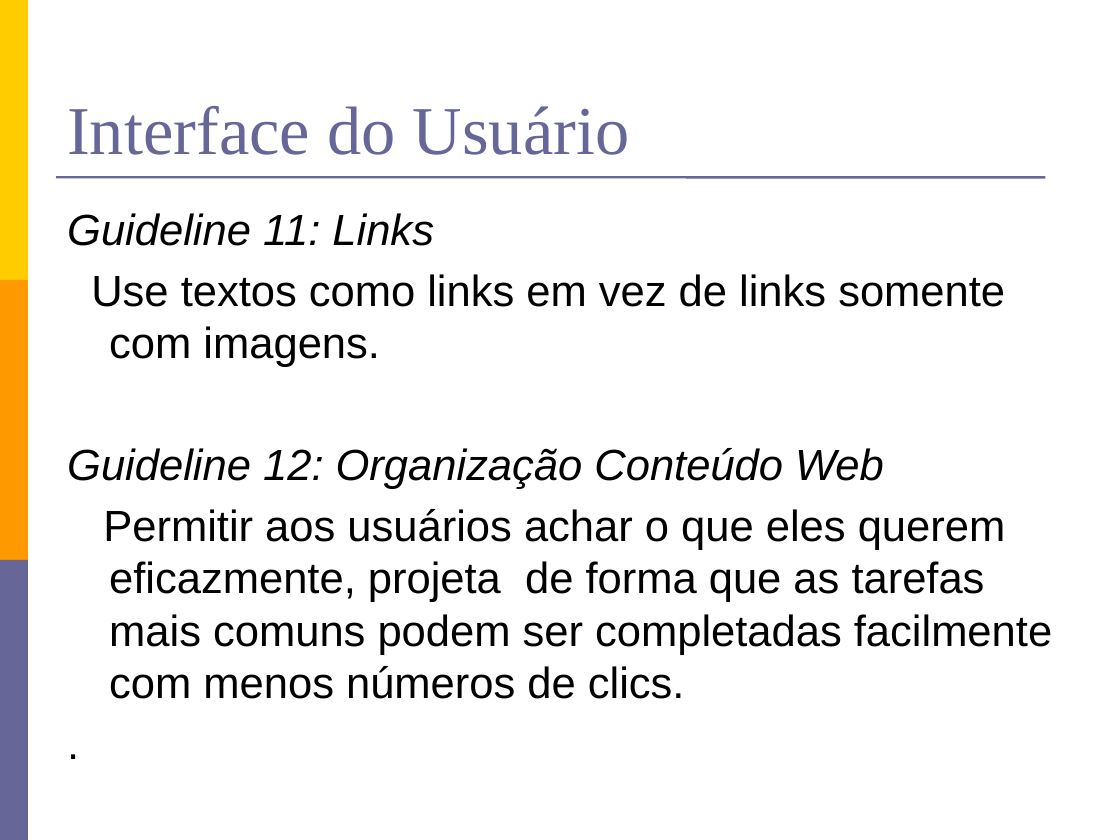
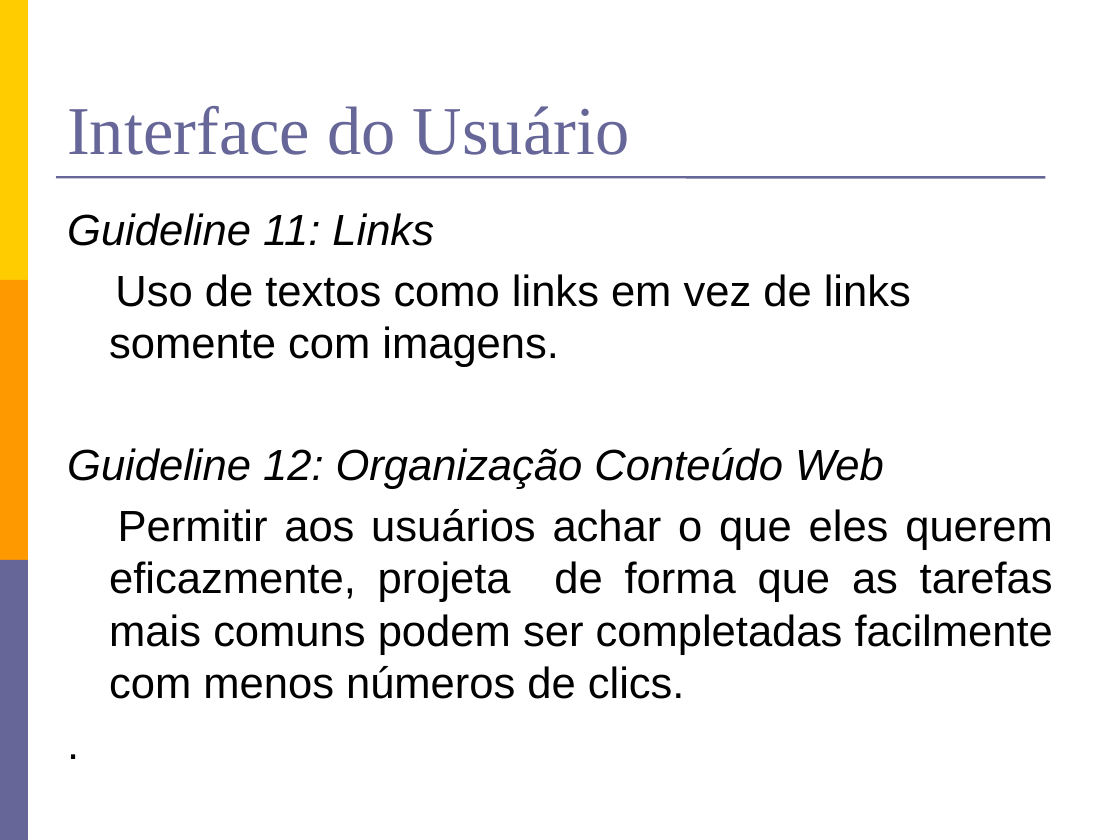
Before and after one commit to lfernandobra/pi5g1s14, a slide deck: slide 25 of documentacao/G5_Apresentacao2sem2014 final.pptx. Drawn at 1120x840 pixels with LibreOffice and Linux fonts; fonts in the diff are those of the drawing. Boxes give left, top, right and bottom in pixels: in the first picture for what was removed or moved away, otherwise in the second. Text is boxed around its words. In the diff, an @@ line names an element or a change of style, - is before the commit and + after.

```diff
--- a/documentacao/G5_Apresentacao2sem2014 final.pptx
+++ b/documentacao/G5_Apresentacao2sem2014 final.pptx
@@ text at (x1=109, y1=274, x2=911, y2=367): text changed @@
-Use textos como links em vez de links somente com imagens.
+Uso de textos como links em vez de links somente com imagens.
@@ text at (x1=109, y1=509, x2=1053, y2=699): alignment left to justified @@
```
Also in this commit, not shown: 23 other slides changed, 3 slides added, 2 slides removed.
